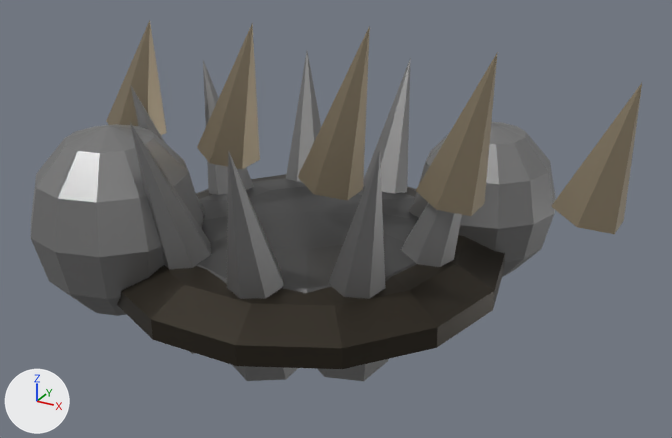
One commit to the glTF model assets/models/bl_deeppit.glb: the scene before it, then after it.
Before and after are seen from a 50 mm camera at (105.6, -177.8, 108.1) aimed at (9.3, -2.6, 20.5). Every picture has the same lights, and +X, +Y and +Z are marked at lower left. The picture after the commit comes second. Vertices at exactly the same position are counted once.

In view in the first picture: 'body'.
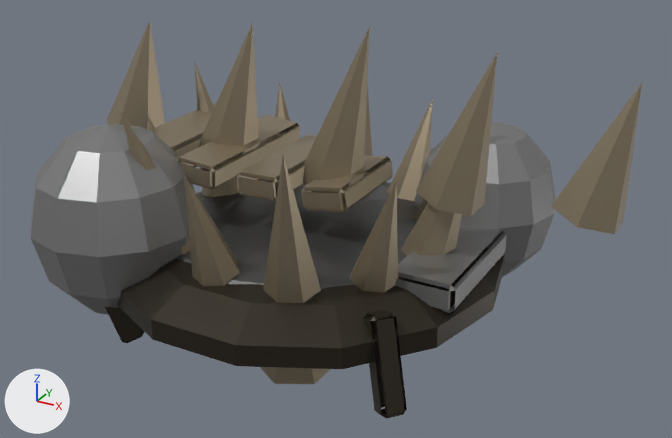
The edits, one by one:
me_bodymesh is used by ob_body; location (0.0, 0.0, 0.0).
me_bodymesh had 576 vertices, 986 faces and spanned x -57.8..73.6, y -47.0..49.3, z -7.3..66.0.
me_bodymesh now has 906 vertices, 1586 faces and spans x -57.8..73.6, y -47.0..49.3, z -7.3..66.0.
me_bodymesh part 1: the loose piece of 9 vertices spanning x -5.4..14.2, y -41.2..-16.2, z -7.3..49.2 is multiplied about its middle by the matrix ((0.997, -0.021, 0.069), (0.02, 1.0, 0.023), (-0.07, -0.022, 0.997)), then moved by (7.9, 2.5, 0.0), in mat_chitinlight (brown #9c8f78).
me_bodymesh part 2: the loose piece of 9 vertices spanning x -22.3..-2.9, y -36.2..-13.0, z -7.1..49.2 is multiplied about its middle by the matrix ((0.999, 0.012, -0.045), (-0.01, 0.999, 0.033), (0.045, -0.033, 0.998)), then moved by (-5.1, 3.6, 0.0), in mat_chitinlight (brown #9c8f78).
me_bodymesh part 3: the loose piece of 9 vertices spanning x -39.4..-14.3, y -1.3..17.9, z -7.3..49.2 is multiplied about its middle by the matrix ((1.0, -0.001, -0.006), (0.001, 1.0, -0.018), (0.006, 0.018, 1.0)), then moved by (-0.7, -2.0, 0.0), in mat_chitinlight (brown #9c8f78).
me_bodymesh part 4: the loose piece of 9 vertices spanning x -5.4..14.2, y 15.3..41.2, z -7.2..49.2 is multiplied about its middle by the matrix ((0.996, -0.028, -0.091), (0.028, 1.0, 0.0), (0.091, -0.003, 0.996)), then moved by (-10.4, 0.1, -0.1), in mat_chitinlight (brown #9c8f78).
me_bodymesh part 5: the loose piece of 9 vertices spanning x 9.8..32.1, y 6.5..26.8, z -7.1..49.2 is multiplied about its middle by the matrix ((1.0, 0.004, 0.022), (-0.004, 1.0, -0.031), (-0.022, 0.031, 0.999)), then moved by (2.5, -3.4, 0.0), in mat_chitinlight (brown #9c8f78).
me_bodymesh part 6: the loose piece of 9 vertices spanning x 9.8..32.1, y -26.8..-7.3, z -7.3..49.2 is rebuilt with 9 vertices and now spans x 15.8..33.2, y -23.1..-7.8, z 1.3..41.1, in mat_chitinlight (brown #9c8f78).
me_bodymesh part 7: the loose piece of 9 vertices spanning x -22.3..-2.9, y 12.2..36.2, z -7.3..49.2 is rebuilt with 9 vertices and now spans x -25.9..-10.5, y 13.2..29.7, z 1.4..41.1, in mat_chitinlight (brown #9c8f78).
me_bodymesh part 8: the loose piece of 9 vertices spanning x -39.4..-14.3, y -18.8..0.4, z -7.2..49.2 is rebuilt with 9 vertices and now spans x -37.8..-19.1, y -15.9..-0.6, z 1.5..41.1, in mat_chitinlight (brown #9c8f78).
me_bodymesh part 9: 31 vertices moved from x -32.8..32.8, y -33.6..33.6, z 1.1..12.3 to x -34.9..34.9, y -35.8..35.8, z 1.1..14.6; 330 vertices added at x -41.7..44.8, y -41.4..41.4, z -6.3..41.1.
me_bodymesh part 10: 14 faces spanning x 15.9..41.9, y -10.1..9.1, z -7.3..49.1 switch from mat_team (grey #8f8f8f) to mat_chitinlight (brown #9c8f78).

Where the change shows, as pixel boxes [x1, y1, x2, y2] in the pictures (672 x 438 px; the box of a moved part takes in the faces that stretch with it):
'body', reshaped (10% taller): before [31, 20, 642, 381]; after [31, 20, 642, 419]
part 1 of me_bodymesh, moved or reshaped: before [227, 150, 298, 381]; after [260, 156, 330, 384]
part 2 of me_bodymesh, moved or reshaped (mostly hidden afterwards): before [130, 122, 212, 354]; after [121, 112, 190, 255]
part 3 of me_bodymesh, moved or reshaped: before [203, 60, 254, 195]; after [194, 60, 239, 197]
part 4 of me_bodymesh, moved or reshaped: before [363, 57, 411, 193]; after [364, 82, 372, 174]
part 5 of me_bodymesh, moved or reshaped (mostly hidden): before [409, 194, 428, 218]; after [412, 198, 428, 221]
part 6 of me_bodymesh, rebuilt: before [318, 150, 388, 381]; after [349, 182, 398, 293]
part 7 of me_bodymesh, rebuilt: before [286, 52, 321, 181]; after [275, 83, 290, 135]
part 8 of me_bodymesh, rebuilt (mostly hidden): before [131, 86, 205, 216]; after [147, 115, 202, 203]
part 9 of me_bodymesh, built on: after [105, 99, 506, 419]
part 10 of me_bodymesh, recoloured (grey to brown): before [401, 203, 462, 267]; after [401, 203, 462, 256]
